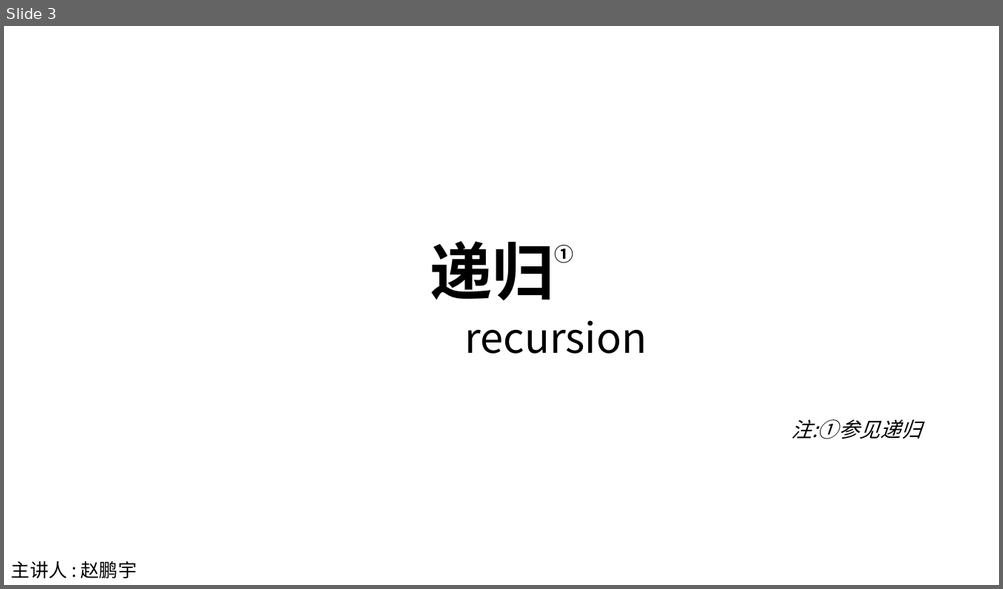
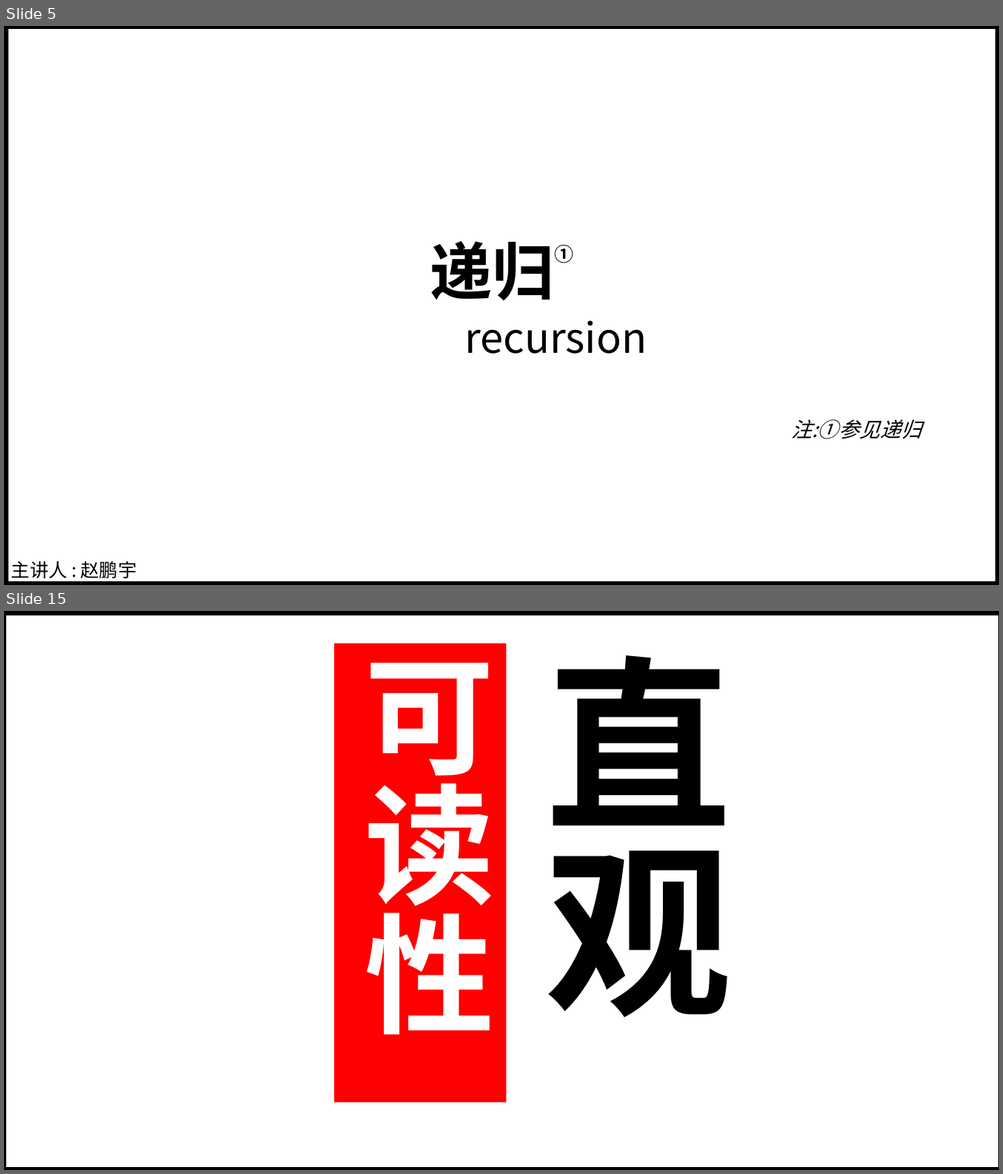
Before and after one commit to ZPYhiahiahia/nxjb-recursion-src, a slide deck: 递归.pptx. Shown one above the other, each under a label of ours: slide 3 before the commit, slides 5 and 15 after it; the slides between them are not shown. The pictures are 1003x589 and 1003x1174 pixels, drawn with LibreOffice and Linux fonts; fonts in the diff are those of the drawing. Boxes give left, top, right and bottom in pixels: in the first picture for what was removed or moved away, otherwise in the second. Text is boxed around its words. In the diff, an @@ line names an element or a change of style, - is before the commit and + after.

```diff
--- a/递归.pptx
+++ b/递归.pptx
@@ slide 15 added at (4,611,999,1170), background #FFFFFF @@
@@ table added at (4,612,999,1170), 1 rows, 1 columns @@
+
@@ table added at (4,612,999,1170), 1 rows, 1 columns @@
+
@@ rectangle added at (335,643,507,1102), fill #FF0000, 125 pt, text #FFFFFF, bold @@
+可读性
@@ text added at (545,655,731,1017), 180 pt, text #000000, bold @@
+直观
@@ what was slide 3 is now slide 5 @@
@@ slide 5 changed as well @@
@@ table added at (5,26,998,585), 1 rows, 1 columns @@
+
```
Also in this commit, not shown: 3 other slides changed, 18 other slides added, 6 slides removed, 1 other file.
